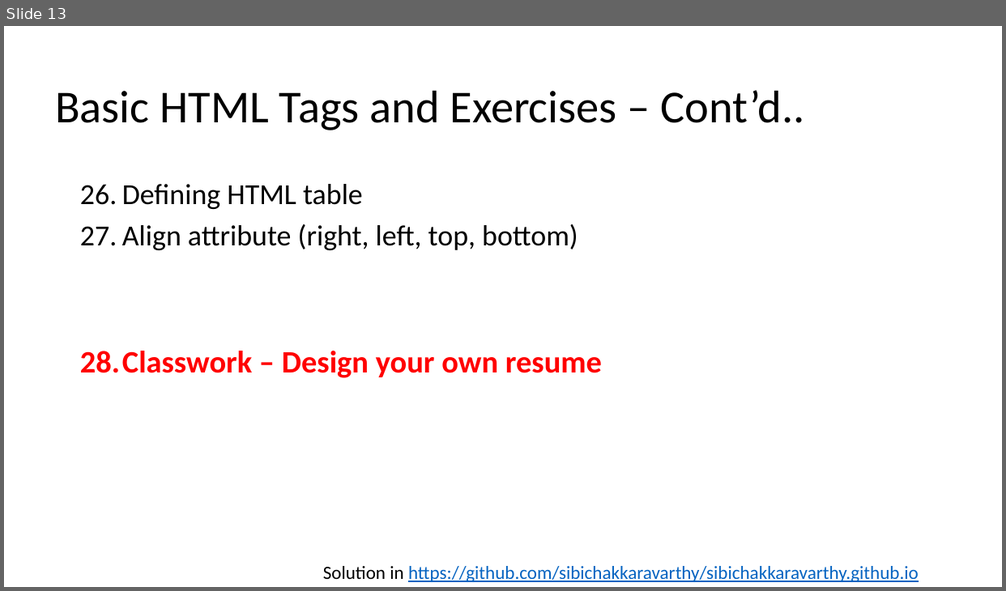
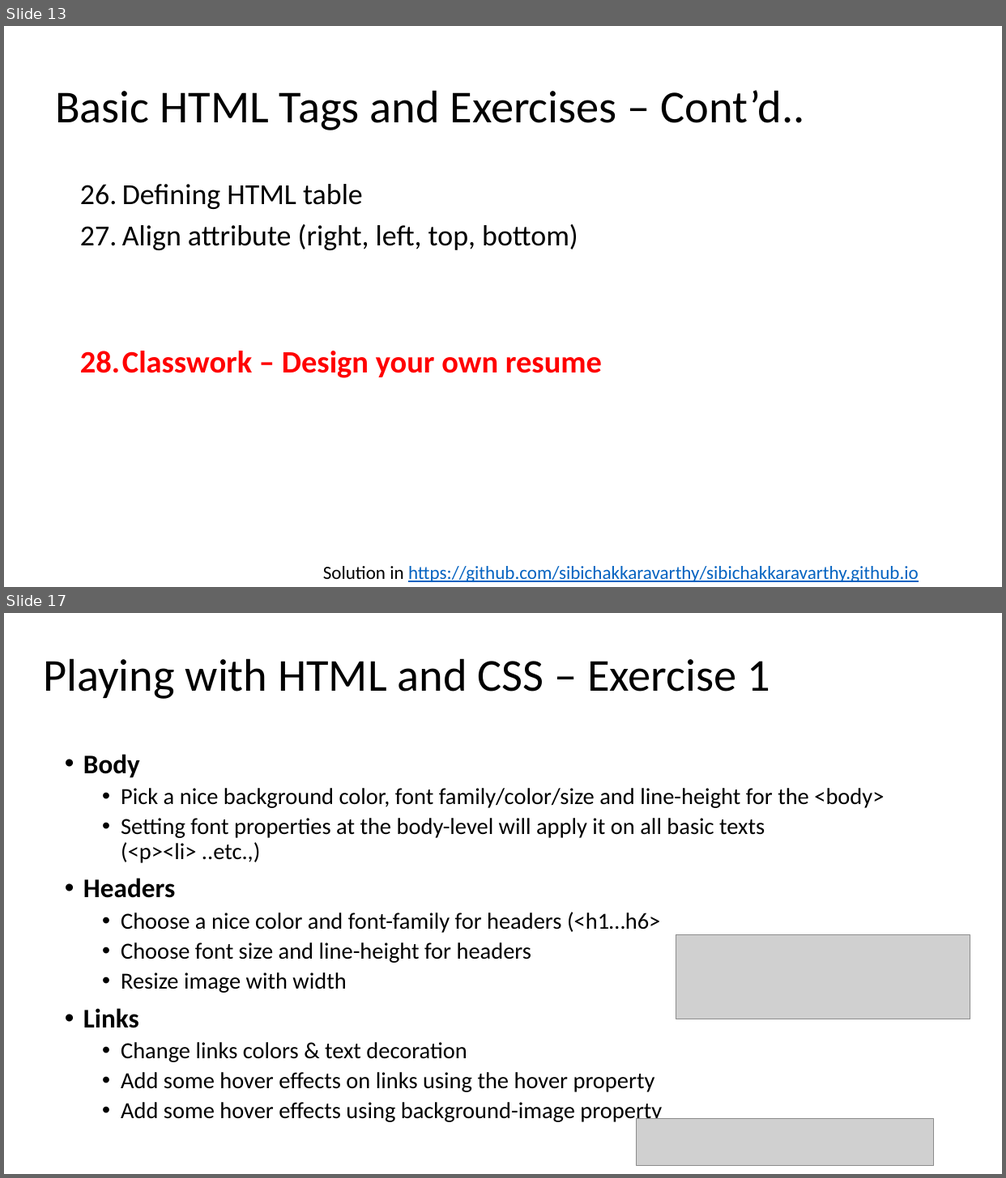
Before and after one commit to sibichakkaravarthy/CSE4004--WebTechnologies, a slide deck: WT_LAB.pptx. Shown one above the other, each under a label of ours: slide 13 before the commit, slides 13 and 17 after it; the slides between them are not shown. The pictures are 1006x591 and 1006x1178 pixels, drawn with LibreOffice and Linux fonts; fonts in the diff are those of the drawing; grey boxes stand for pictures. Boxes give left, top, right and bottom in pixels: in the first picture for what was removed or moved away, otherwise in the second. Text is boxed around its words. In the diff, an @@ line names an element or a change of style, - is before the commit and + after.

```diff
--- a/WT_LAB.pptx
+++ b/WT_LAB.pptx
@@ slide 17 added at (4, 613, 1002, 1174), background #FFFFFF @@
@@ title added at (43, 658, 770, 699), 44 pt, text #000000 @@
+Playing with HTML and CSS – Exercise 1
@@ text added at (83, 754, 884, 1093), 22.2 pt, text #000000 @@
+• Body
+  • Pick a nice background color, font family/color/size and line-height for the <body>
+  • Setting font properties at the body-level will apply it on all basic texts (<p><li> ..etc.,)
+• Headers
+  • Choose a nice color and font-family for headers (<h1…h6>
+  • Choose font size and line-height for headers
+  • Resize image with width
+• Links
+  • Change links colors & text decoration
+  • Add some hover effects on links using the hover property
+  • Add some hover effects using background-image property
@@ picture added at (676, 935, 970, 1020) @@
@@ picture added at (637, 1119, 934, 1167) @@
```
Also in this commit, not shown: 1 slide changed, 4 other slides added, 1 slide removed.
